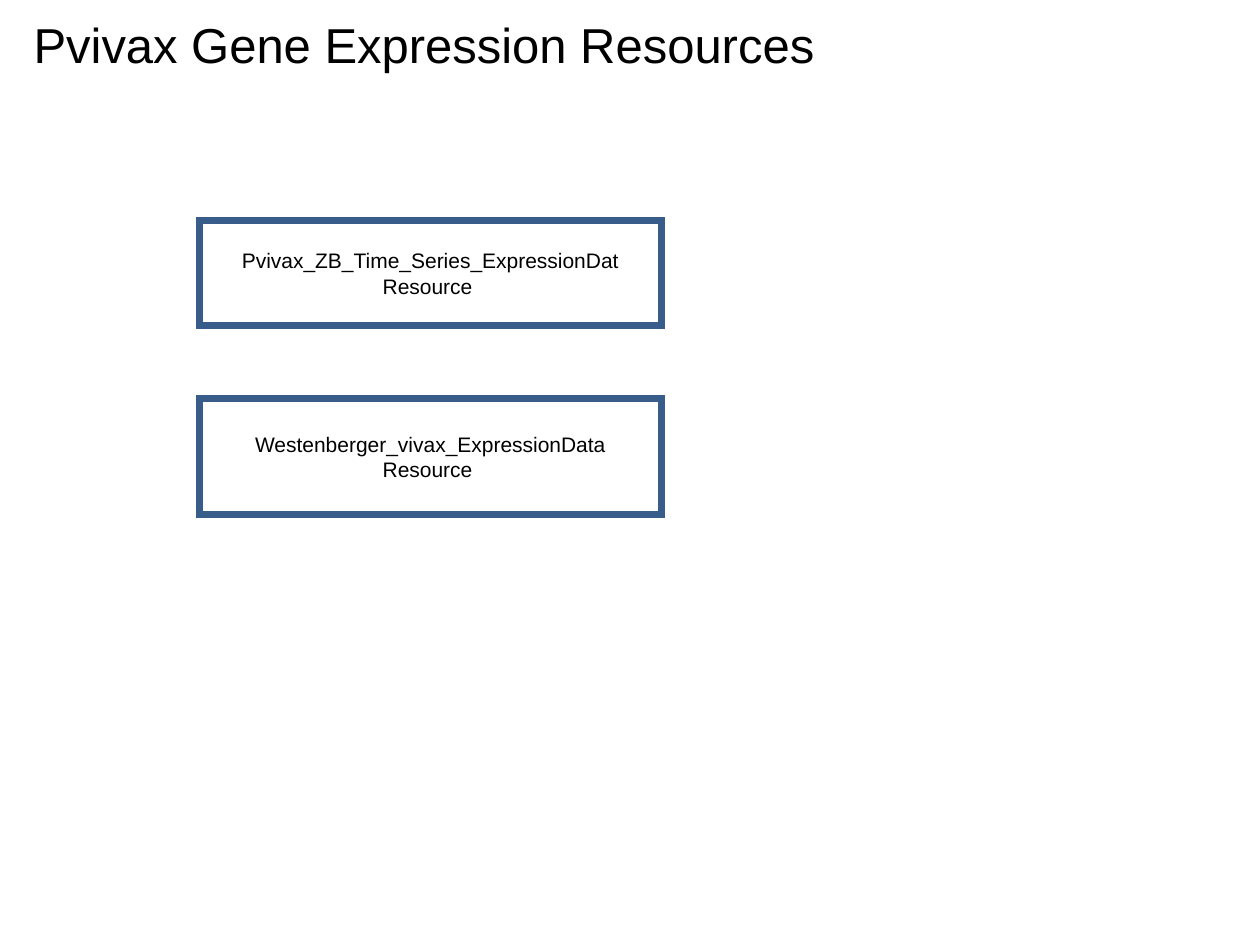
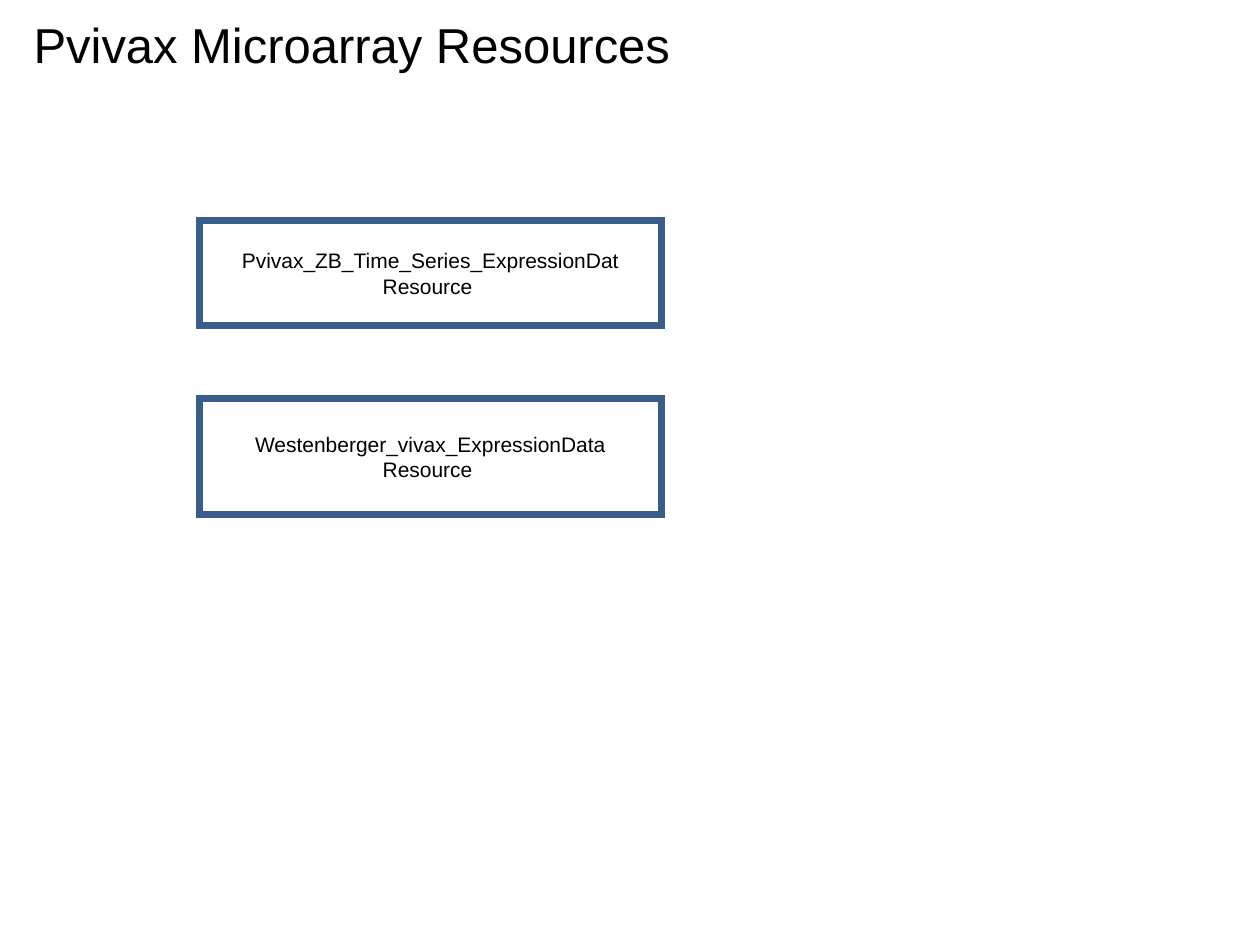
Before and after one commit to VEuPathDB/ApiCommonWorkflow, a slide deck: slide 33 of Main/doc/IntegratedWorkflow.ppt (slide 44 before the commit). Drawn at 1260x945 pixels with LibreOffice and Linux fonts; fonts in the diff are those of the drawing. Boxes give left, top, right and bottom in pixels: in the first picture for what was removed or moved away, otherwise in the second. Text is boxed around its words. In the diff, an @@ line names an element or a change of style, - is before the commit and + after.

```diff
--- a/Main/doc/IntegratedWorkflow.ppt
+++ b/Main/doc/IntegratedWorkflow.ppt
@@ title at (34, 27, 670, 73): text changed @@
-Pvivax Gene Expression Resources
+Pvivax Microarray Resources
```
Also in this commit, not shown: 7 other slides changed, 1 slide removed.
